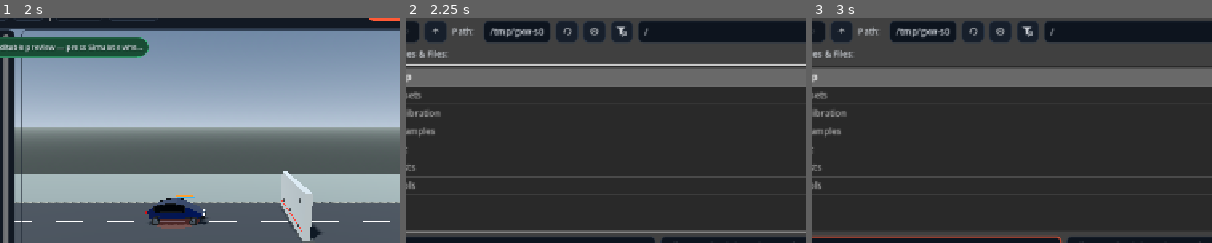
Above: before the commit, frames 1-3 (left to right).
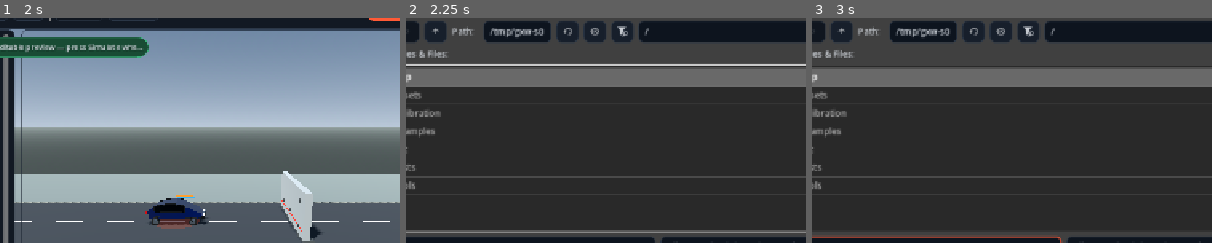
Above: after the commit, the same moments.

Repository: ArrowSK/crashvector
Game: Godot game, scene res://app/main.tscn
Same seed, same stepped clock (60 frames per second), same inputs: the game is played once before the commit and once after it.
Inputs (mouse positions are % of the whole screen's width and height, from its top left):
- Up to frame 1 (2 s): click "New" at 0.5 s; click "New" at 1.25 s
- Up to frame 2 (2.25 s): click "Open" at 2 s
- Up to frame 3 (3 s): click (36, 59) at 2.77 s; type "12" at 2.85 s
The pictures show only the part of the screen within x 21-71%, y 8-58%; the shares and areas given below are measured in that part.

Frame 1 is identical in both runs. In frame 2, 0.1% of the frame differs, in the area x 39-61%, y 3-9%; in frame 3, 0.1%.

Commit message:
M11: account capped pair contact work

Diff:
--- a/src/simulation/vehicle_pair_contact.gd
+++ b/src/simulation/vehicle_pair_contact.gd
@@ -75,8 +75,6 @@
 	normal: Vector3,
 	elapsed_s: float
 ) -> void:
-	# Compatibility entry point. Production M11 simulation calls apply_forces
-	# before either model is integrated for the current substep.
 	apply_forces(model_a, indices_a, model_b, indices_b, normal, 1.0 / 240.0, elapsed_s)
 
 func _apply_pair_force(a: StructuralNode, b: StructuralNode, normal: Vector3, delta_s: float, elapsed_s: float) -> void:
@@ -96,12 +94,16 @@
 	var critical_damping := 2.0 * sqrt(maxf(normal_stiffness_n_m * effective_mass, 0.0))
 	var damping_coefficient := critical_damping * clampf(damping_ratio, 0.0, 1.0)
 	var damping_force := damping_coefficient * closing_speed
-	var normal_force := minf(spring_force + damping_force, maximum_force_per_pair_n)
+	var requested_force := spring_force + damping_force
+	var normal_force := minf(requested_force, maximum_force_per_pair_n)
+	var force_scale := normal_force / maxf(requested_force, 0.000001)
+	var applied_spring_force := spring_force * force_scale
+	var applied_damping_force := damping_force * force_scale
 
 	a.add_force(-normal * normal_force)
 	b.add_force(normal * normal_force)
-	current_contact_energy_j += 0.5 * normal_stiffness_n_m * penetration * penetration
-	accumulated_dissipation_j += damping_force * closing_speed * delta_s
+	current_contact_energy_j += 0.5 * applied_spring_force * penetration
+	accumulated_dissipation_j += applied_damping_force * closing_speed * delta_s
 	active_contacts += 1
 	contact_events += 1
 	if first_contact_time_s < 0.0:
